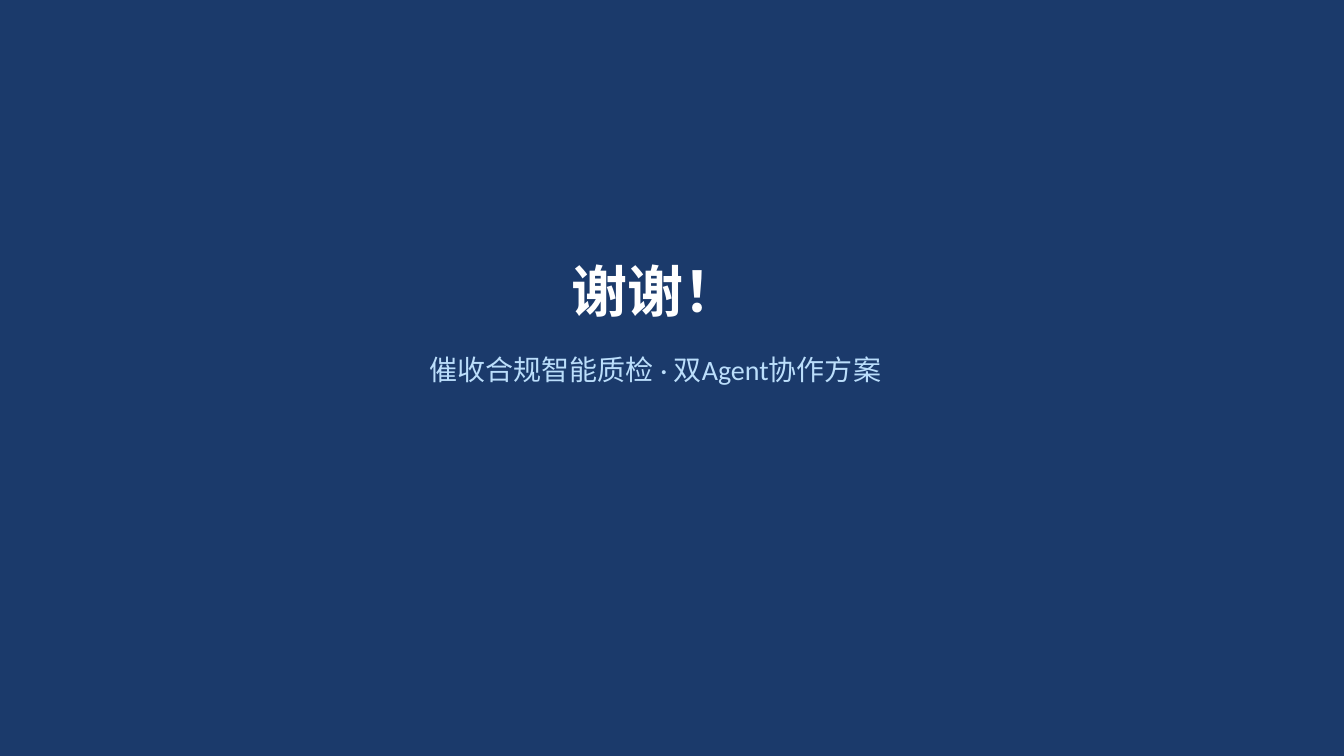
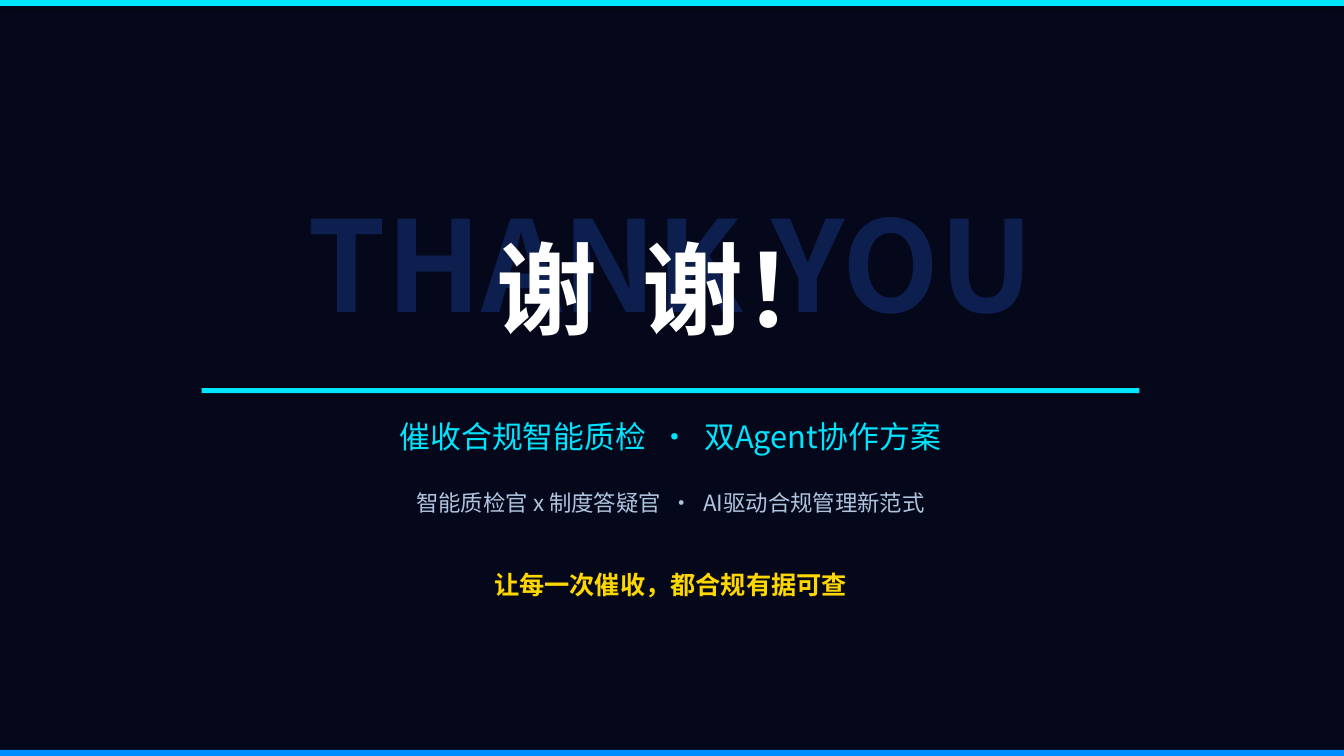
Before and after one commit to pengzhong200722-hue/DocBabel, a slide deck: slide 25 of docs/催收合规智能质检方案_双Agent协作体系.pptx. Drawn at 1344x756 pixels with LibreOffice and Linux fonts; fonts in the diff are those of the drawing. Boxes give left, top, right and bottom in pixels: in the first picture for what was removed or moved away, otherwise in the second. Text is boxed around its words. In the diff, an @@ line names an element or a change of style, - is before the commit and + after.

```diff
--- a/docs/催收合规智能质检方案_双Agent协作体系.pptx
+++ b/docs/催收合规智能质检方案_双Agent协作体系.pptx
@@ background #1B3A6B to #04081A @@
@@ rectangle added at (x1=0, y1=0, x2=1344, y2=6), fill #00E5FF @@
@@ text added at (x1=307, y1=217, x2=1034, y2=336), 90 pt, text #0D1F4E, bold @@
+THANK YOU
@@ text added at (x1=496, y1=225, x2=845, y2=353), 72 pt, text #FFFFFF, bold @@
+谢 谢！
@@ text at (x1=571, y1=264, x2=739, y2=317): paragraph removed @@
-谢谢！
@@ rectangle added at (x1=202, y1=388, x2=1139, y2=393), fill #00E5FF @@
@@ text "催收合规智能质检 · 双Agent协作方案" moved from (x1=430, y1=264, x2=881, y2=385) to (x1=400, y1=422, x2=941, y2=456) @@
@@ text "催收合规智能质检 · 双Agent协作方案" at (x1=400, y1=422, x2=941, y2=456): size 20 to 22 pt, font Calibri to Noto Sans CJK SC, text colour #BBDEFB to #00E5FF; less space between paragraphs @@
@@ text added at (x1=416, y1=492, x2=924, y2=513), 16 pt, text #B0C4DE @@
+智能质检官 x 制度答疑官 · AI驱动合规管理新范式
@@ text added at (x1=494, y1=572, x2=847, y2=598), 18 pt, text #FFD700, bold @@
+让每一次催收，都合规有据可查
@@ rectangle added at (x1=0, y1=750, x2=1344, y2=756), fill #008BFF @@
```
Also in this commit, not shown: 23 other slides changed, 1 slide added, 1 slide removed.
